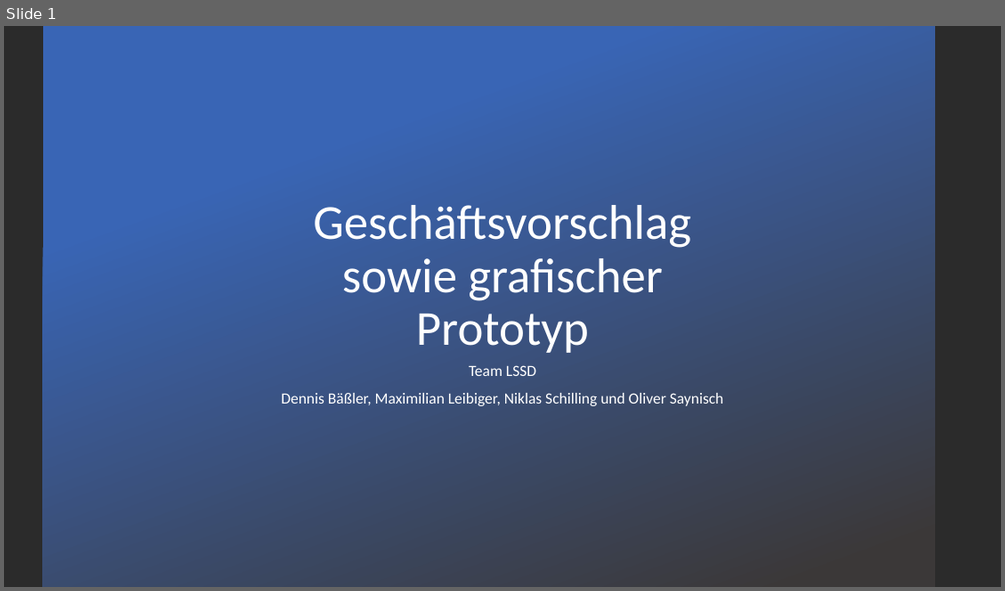
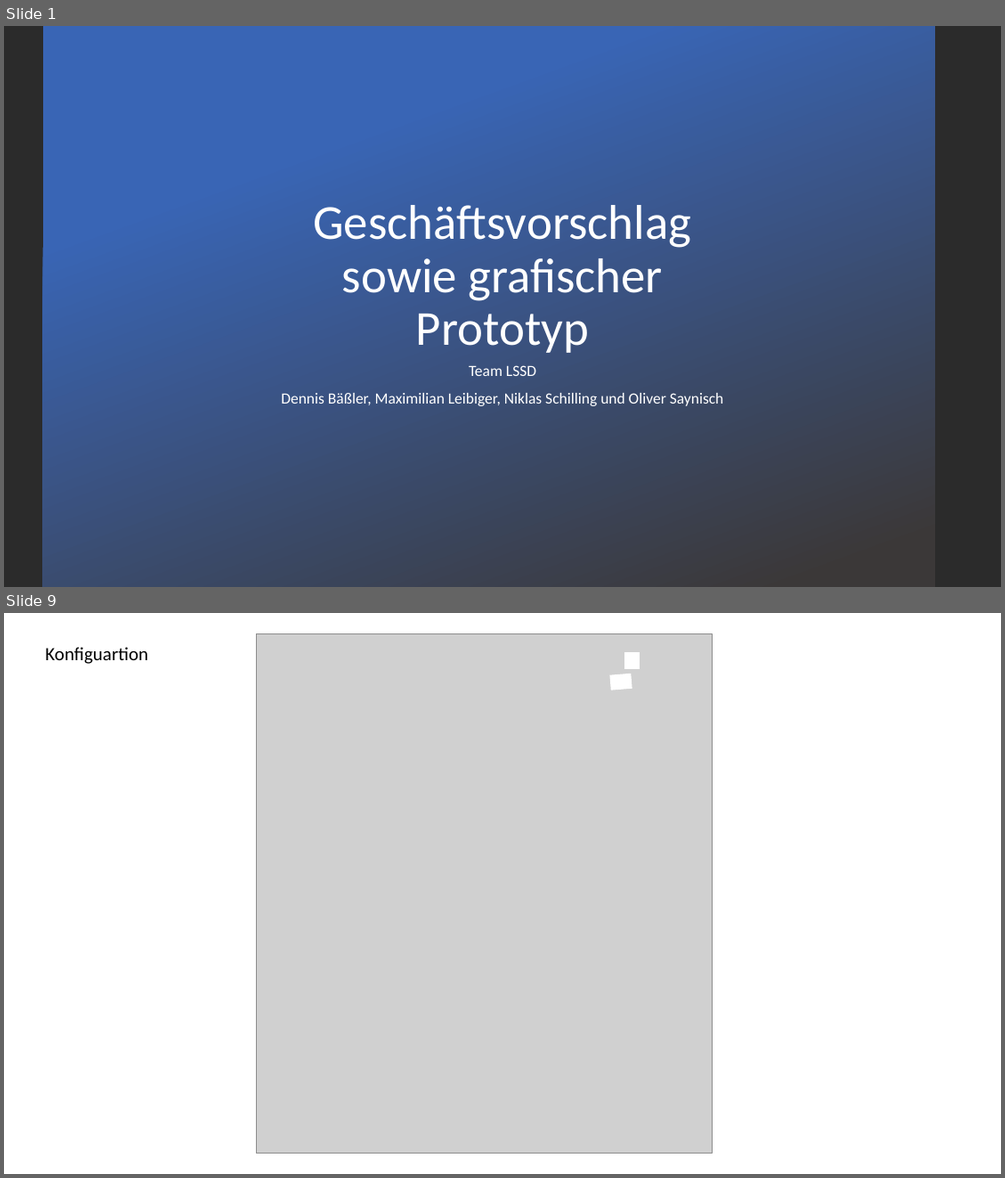
Before and after one commit to Sick0123/Pr_webAnw2, a slide deck: Geschäftsvorschlag sowie grafischer Prototyp.pptx. Shown one above the other, each under a label of ours: slide 1 before the commit, slides 1 and 9 after it; the slides between them are not shown. The pictures are 1005x591 and 1005x1178 pixels, drawn with LibreOffice and Linux fonts; fonts in the diff are those of the drawing; grey boxes stand for pictures; background and template pictures are left out; a plain dark background stands for a picture behind light text. Boxes give left, top, right and bottom in pixels: in the first picture for what was removed or moved away, otherwise in the second. Text is boxed around its words. In the diff, an @@ line names an element or a change of style, - is before the commit and + after.

```diff
--- a/Geschäftsvorschlag sowie grafischer Prototyp.pptx
+++ b/Geschäftsvorschlag sowie grafischer Prototyp.pptx
@@ slide 9 added at (x1=4, y1=613, x2=1001, y2=1174), background #FFFFFF @@
@@ picture added at (x1=256, y1=634, x2=712, y2=1153) @@
@@ text added at (x1=45, y1=647, x2=148, y2=664), 18 pt, text #000000 @@
+Konfiguartion
@@ rectangle added at (x1=624, y1=653, x2=639, y2=668), fill #FFFFFF, outline #FFFFFF 1 pt @@
@@ rectangle added at (x1=611, y1=674, x2=632, y2=690), fill #FFFFFF, outline #FFFFFF 1 pt @@
```
Also in this commit, not shown: 12 other slides added, 7 slides removed, 2 other files.
